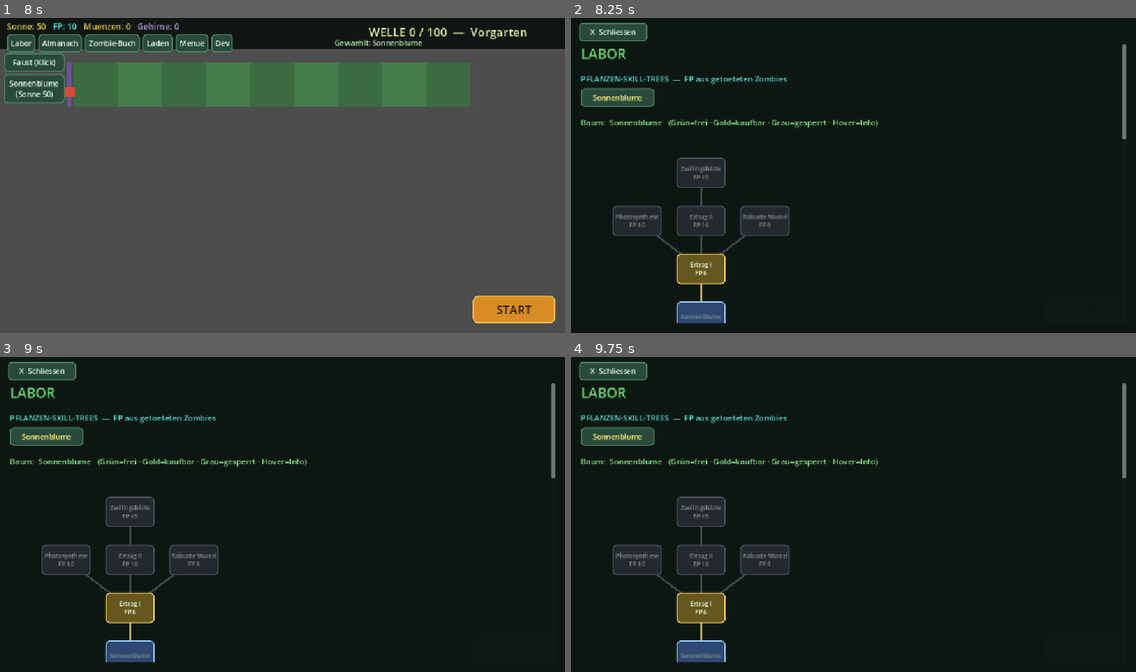
Above: before the commit, frames 1-4 (two rows, left to right).
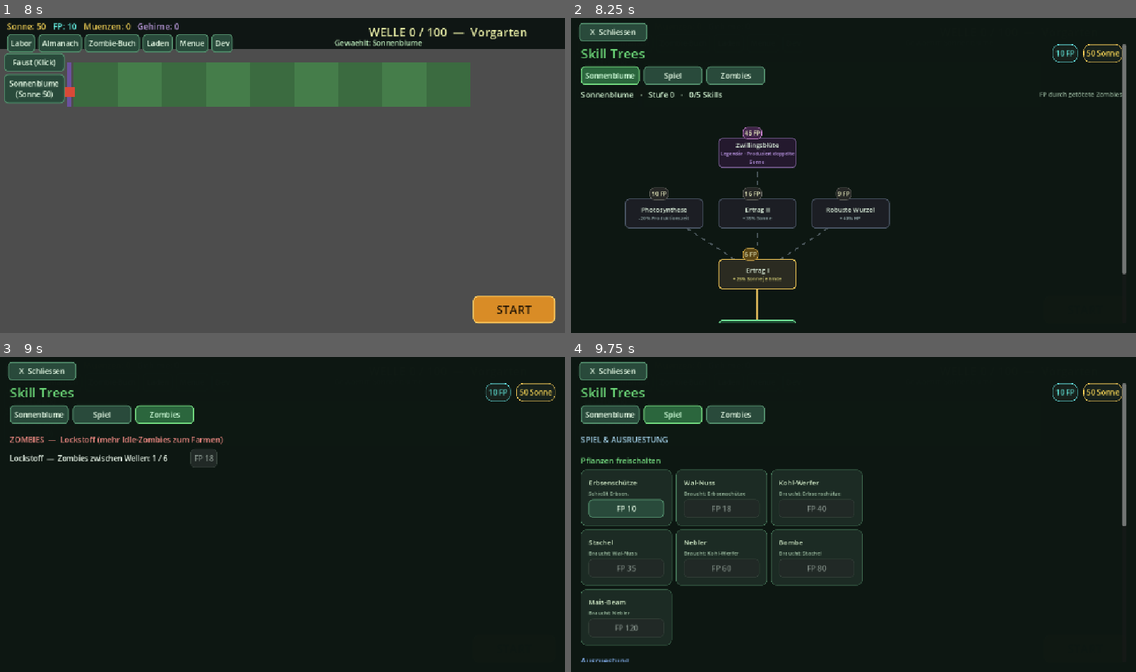
Above: after the commit, the same moments.

Repository: gadowskidavid-beep/pvz5
Game: Godot game, scene res://scenes/Main.tscn
Two runs of this game, one before a commit and one after it. Both use one fixed random seed, a clock stepped at 60 frames per second and the inputs below.
Inputs:
- Up to frame 1 (8 s): click "START" at 0.5 s; click "START" at 1.25 s; click "Labor" at 2 s; click "Almanach" at 2.75 s; click "Zombie-Buch" at 3.5 s; click "Laden" at 4.25 s; click "Dev" at 5 s; click "Faust (Klick)" at 5.75 s; click "Sonnenblume (Sonne 50)" at 6.5 s; click "> Abenteuer starten" at 7.25 s
- Up to frame 2 (8.25 s): click "Labor" at 8 s
- Up to frame 3 (9 s): click "Sonnenblume" (after the commit: "Zombies") at 8.75 s
- Up to frame 4 (9.75 s): click "Sonnenblume" (after the commit: "Spiel") at 9.5 s

Frame 1 is identical in both runs. In frame 2, 12% of the frame differs, in the area x 1-99%, y 8-97%; in frame 3, 9.4%; in frame 4, 9.9%.

Commit message:
Skill-Trees-Screen im Mockup-Look: Kopfzeile (Titel+FP/Sonne-Pillen), Tabs (Pflanzen+Spiel+Zombies), Karten-Knoten mit Titel+Effekt+Kosten-Pille, farbige/gestrichelte Pfade, legendaere (lila) Knoten, Ast-Labels, Skill-Zaehler

Diff:
--- a/botanik-godot/scripts/Balance.gd
+++ b/botanik-godot/scripts/Balance.gd
@@ -110,9 +110,9 @@
 		"photo":   {"n":"Photosynthese","d":"-20% Produktionszeit","cost":10,"req":"amount1","pos":Vector2(-1,2),"eff":{"faster":0.20}},
 		"robust":  {"n":"Robuste Wurzel","d":"+40% HP","cost":9,"req":"amount1","pos":Vector2(1,2),"eff":{"hp":0.40}},
 		"amount2": {"n":"Ertrag II","d":"+35% Sonne","cost":16,"req":"amount1","pos":Vector2(0,2),"eff":{"amount":0.35}},
-		"twin":    {"n":"Zwillingsblüte","d":"Produziert doppelte Sonne","cost":45,"req":"amount2","pos":Vector2(0,3),"eff":{"twin":true}},
+		"twin":    {"n":"Zwillingsblüte","d":"Legendär · Produziert doppelte Sonne","cost":45,"req":"amount2","pos":Vector2(0,3),"eff":{"twin":true},"rare":true},
 	}},
-	"pea": {"nodes": {
+	"pea": {"branches":[[-1.0,"Tempo"],[0.0,"Schaden"],[1.0,"Spezial"]], "nodes": {
 		"root":  {"n":"Erbsenschütze","d":"Basis","cost":0,"req":"","pos":Vector2(0,0),"eff":{}},
 		"dmg1":  {"n":"Schaden I","d":"+30% Schaden","cost":6,"req":"root","pos":Vector2(0,1),"eff":{"dmg":0.30}},
 		"rate1": {"n":"Feuerrate I","d":"+25% Feuerrate","cost":8,"req":"root","pos":Vector2(-1,1),"eff":{"rate":0.25}},
@@ -120,7 +120,7 @@
 		"pierce":{"n":"Durchschuss","d":"Erbse durchdringt +1 Zombie","cost":22,"req":"dmg1","pos":Vector2(1,2),"eff":{"pierce":1}},
 		"fire":  {"n":"Feuer","d":"Setzt Zombies in Brand","cost":30,"req":"rate1","pos":Vector2(-1,2),"eff":{"burn":true}},
 		"ice":   {"n":"Eis","d":"Verlangsamt Zombies","cost":30,"req":"rate1","pos":Vector2(-2,2),"eff":{"slow":true}},
-		"elec":  {"n":"Elektro","d":"Blitz springt auf Nachbarn","cost":48,"req":"dmg2","pos":Vector2(0,3),"eff":{"chain":true}},
+		"elec":  {"n":"Nuklear-Erbse","d":"Legendär · Blitz springt auf mehrere Zombies","cost":48,"req":"dmg2","pos":Vector2(0,3),"eff":{"chain":true},"rare":true},
 	}},
 	"wall": {"nodes": {
 		"root":  {"n":"Wal-Nuss","d":"Basis","cost":0,"req":"","pos":Vector2(0,0),"eff":{}},
@@ -163,6 +163,6 @@
 		"dmg1": {"n":"Schaden I","d":"+35% Schaden","cost":14,"req":"root","pos":Vector2(0,1),"eff":{"dmg":0.35}},
 		"rate1":{"n":"Frequenz","d":"+25% Feuerrate","cost":18,"req":"dmg1","pos":Vector2(-1,2),"eff":{"rate":0.25}},
 		"dmg2": {"n":"Schaden II","d":"+45% Schaden","cost":28,"req":"dmg1","pos":Vector2(0,2),"eff":{"dmg":0.45}},
-		"elec": {"n":"Elektro","d":"Blitz springt auf Nachbarn","cost":50,"req":"dmg1","pos":Vector2(1,2),"eff":{"chain":true}},
+		"elec": {"n":"Überladung","d":"Legendär · Blitz springt auf mehrere Zombies","cost":50,"req":"dmg1","pos":Vector2(1,2),"eff":{"chain":true},"rare":true},
 	}},
 }
--- a/botanik-godot/scripts/Main.gd
+++ b/botanik-godot/scripts/Main.gd
@@ -367,21 +367,22 @@
 func _buy_pt(ck: String, node: String) -> void:
 	if Game.buy_pt(ck, node): _post_buy("lab")
 
-# ---- Visueller Skill-Baum (Knoten + Pfade) ----
+# ---- Visueller Skill-Baum (Karten-Knoten + Pfade + Aeste) ----
 func _build_tree_canvas(parent, ck: String) -> void:
-	var nodes = Game.tree_nodes(ck)
+	var tree = BAL.PLANT_TREES.get(ck, {})
+	var nodes = tree.get("nodes", {})
 	var minc := 0.0
 	var maxc := 0.0
 	var maxr := 0.0
 	for id in nodes:
 		var p = nodes[id].pos
 		minc = min(minc, p.x); maxc = max(maxc, p.x); maxr = max(maxr, p.y)
-	var sx := 130.0
-	var sy := 98.0
-	var width := (maxc - minc) * sx + 230.0
-	var height := maxr * sy + 150.0
-	var ox := -minc * sx + 115.0
-	var oy := height - 66.0
+	var sx := 190.0
+	var sy := 124.0
+	var width := (maxc - minc) * sx + 340.0
+	var height := maxr * sy + 200.0
+	var ox := -minc * sx + 170.0
+	var oy := height - 100.0
 	_tree_px = {}
 	for id in nodes:
 		var pp = nodes[id].pos
@@ -392,33 +393,101 @@
 	canvas.mouse_filter = Control.MOUSE_FILTER_IGNORE
 	canvas.draw.connect(_draw_tree.bind(canvas))
 	parent.add_child(canvas)
+	# Ast-Labels unten
+	for br in tree.get("branches", []):
+		var lb := Label.new(); lb.text = "Ast: " + str(br[1]); lb.modulate = Color(0.55, 0.62, 0.58)
+		lb.add_theme_font_size_override("font_size", 12)
+		lb.position = Vector2(ox + float(br[0]) * sx - 34, oy + 46)
+		canvas.add_child(lb)
+	# Knoten
 	for id in nodes:
 		var nd = nodes[id]
 		var center: Vector2 = _tree_px[id]
-		var nb := Button.new()
-		nb.custom_minimum_size = Vector2(100, 62)
-		nb.size = Vector2(100, 62)
-		nb.position = center - Vector2(50, 31)
-		nb.add_theme_font_size_override("font_size", 12)
+		var rare := bool(nd.get("rare", false))
 		if id == "root":
-			nb.text = nd.n
-			nb.disabled = true
-			_style_node(nb, "root")
+			_tree_node(canvas, center, str(nd.n), "Freigeschaltet", 0, false, "root", Callable())
 		else:
 			var cost := int(nd.cost)
-			nb.text = "%s\nFP %d" % [nd.n, cost]
-			nb.tooltip_text = "%s\n%s\nKosten: %d FP" % [nd.n, nd.d, cost]
-			if Game.pt_owned(ck, id):
-				_style_node(nb, "owned"); nb.disabled = true
-			elif Game.pt_can(ck, id):
-				if Game.fp >= cost:
-					_style_node(nb, "avail"); nb.pressed.connect(_buy_pt.bind(ck, id))
-				else:
-					_style_node(nb, "need"); nb.disabled = true
-			else:
-				_style_node(nb, "lock"); nb.disabled = true
-		canvas.add_child(nb)
+			var owned := Game.pt_owned(ck, id)
+			var can := Game.pt_can(ck, id)
+			var state := "lock"
+			var cb := Callable()
+			if owned: state = "legend_owned" if rare else "owned"
+			elif can and Game.fp >= cost:
+				state = "legend_avail" if rare else "avail"
+				cb = _buy_pt.bind(ck, id)
+			elif can: state = "legend_lock" if rare else "need"
+			else: state = "legend_lock" if rare else "lock"
+			_tree_node(canvas, center, str(nd.n), str(nd.d), cost, not owned, state, cb)
 	canvas.queue_redraw()
+
+func _tree_node(canvas, center: Vector2, title: String, subtitle: String, cost: int, show_cost: bool, state: String, cb: Callable) -> void:
+	var w := 160.0
+	var h := 62.0
+	var holder := Control.new()
+	holder.size = Vector2(w, h)
+	holder.position = center - Vector2(w / 2.0, h / 2.0)
+	holder.mouse_filter = Control.MOUSE_FILTER_IGNORE
+	canvas.add_child(holder)
+	var btn := Button.new()
+	btn.set_anchors_preset(Control.PRESET_FULL_RECT)
+	_style_tree_node(btn, state)
+	btn.tooltip_text = "%s\n%s" % [title, subtitle]
+	if cb.is_valid(): btn.pressed.connect(cb)
+	else: btn.disabled = true
+	holder.add_child(btn)
+	var box := VBoxContainer.new()
+	box.set_anchors_preset(Control.PRESET_FULL_RECT)
+	box.mouse_filter = Control.MOUSE_FILTER_IGNORE
+	box.alignment = BoxContainer.ALIGNMENT_CENTER
+	box.add_theme_constant_override("separation", 1)
+	var t := Label.new(); t.text = title
+	t.horizontal_alignment = HORIZONTAL_ALIGNMENT_CENTER; t.mouse_filter = Control.MOUSE_FILTER_IGNORE
+	t.add_theme_font_size_override("font_size", 13); t.modulate = Color(0.96, 0.99, 0.96)
+	box.add_child(t)
+	var stl := Label.new(); stl.text = subtitle
+	stl.horizontal_alignment = HORIZONTAL_ALIGNMENT_CENTER; stl.mouse_filter = Control.MOUSE_FILTER_IGNORE
+	stl.add_theme_font_size_override("font_size", 10); stl.modulate = _node_sub_col(state)
+	stl.autowrap_mode = TextServer.AUTOWRAP_WORD_SMART; stl.custom_minimum_size = Vector2(w - 10, 0)
+	box.add_child(stl)
+	holder.add_child(box)
+	if show_cost:
+		var pill := Label.new(); pill.text = "%d FP" % cost
+		pill.add_theme_font_size_override("font_size", 12); pill.modulate = Color(1, 0.96, 0.82)
+		pill.add_theme_stylebox_override("normal", _sb(_pill_bg(state), _pill_bd(state), 1, 9, 4))
+		pill.position = Vector2(w / 2.0 - 30, -22)
+		pill.mouse_filter = Control.MOUSE_FILTER_IGNORE
+		holder.add_child(pill)
+
+func _node_sub_col(state: String) -> Color:
+	if state.begins_with("legend"): return Color(0.82, 0.62, 1)
+	if state == "owned" or state == "root": return Color(0.6, 0.9, 0.68)
+	if state == "avail": return Color(0.92, 0.84, 0.5)
+	return Color(0.6, 0.66, 0.7)
+
+func _pill_bg(state: String) -> Color:
+	if state.begins_with("legend"): return Color(0.25, 0.15, 0.35)
+	if state == "avail": return Color(0.35, 0.28, 0.1)
+	return Color(0.15, 0.16, 0.18)
+
+func _pill_bd(state: String) -> Color:
+	if state.begins_with("legend"): return Color(0.8, 0.55, 1)
+	if state == "avail": return Color(1, 0.82, 0.4)
+	return Color(0.4, 0.42, 0.46)
+
+func _style_tree_node(b: Button, state: String) -> void:
+	var bg := Color(0.12, 0.13, 0.16)
+	var bd := Color(0.3, 0.34, 0.4)
+	if state == "owned": bg = Color(0.13, 0.32, 0.2); bd = Color(0.42, 0.9, 0.56)
+	elif state == "root": bg = Color(0.12, 0.3, 0.2); bd = Color(0.45, 0.9, 0.6)
+	elif state == "avail": bg = Color(0.17, 0.17, 0.13); bd = Color(1, 0.82, 0.35)
+	elif state == "need": bg = Color(0.15, 0.15, 0.14); bd = Color(0.55, 0.5, 0.32)
+	elif state == "lock": bg = Color(0.11, 0.12, 0.14); bd = Color(0.28, 0.32, 0.38)
+	elif state == "legend_owned": bg = Color(0.24, 0.14, 0.34); bd = Color(0.85, 0.55, 1)
+	elif state == "legend_avail": bg = Color(0.2, 0.12, 0.3); bd = Color(0.8, 0.5, 1)
+	elif state == "legend_lock": bg = Color(0.14, 0.1, 0.18); bd = Color(0.45, 0.35, 0.55)
+	for st in ["normal", "hover", "pressed", "disabled"]:
+		b.add_theme_stylebox_override(st, _sb(bg, bd, 2, 9, 6))
 
 func _draw_tree(canvas) -> void:
 	if _tree_ck == "": return
@@ -426,21 +495,14 @@
 	for id in nodes:
 		var req := str(nodes[id].get("req", ""))
 		if req == "" or not _tree_px.has(id) or not _tree_px.has(req): continue
-		var col: Color
-		if Game.pt_owned(_tree_ck, id): col = Color(0.4, 0.85, 0.5, 0.9)
-		elif Game.pt_can(_tree_ck, id): col = Color(0.95, 0.82, 0.4, 0.75)
-		else: col = Color(0.42, 0.46, 0.52, 0.5)
-		canvas.draw_line(_tree_px[req], _tree_px[id], col, 4.0)
-
-func _style_node(b: Button, state: String) -> void:
-	var bg := Color(0.14, 0.16, 0.18)
-	var bd := Color(0.3, 0.34, 0.38)
-	if state == "owned": bg = Color(0.17, 0.40, 0.24); bd = Color(0.5, 0.95, 0.6)
-	elif state == "avail": bg = Color(0.40, 0.34, 0.12); bd = Color(1, 0.86, 0.4)
-	elif state == "need": bg = Color(0.24, 0.20, 0.12); bd = Color(0.6, 0.52, 0.3)
-	elif state == "root": bg = Color(0.18, 0.28, 0.45); bd = Color(0.6, 0.82, 1)
-	for st in ["normal", "hover", "pressed", "disabled"]:
-		b.add_theme_stylebox_override(st, _sb(bg, bd, 2, 8, 5))
+		var a: Vector2 = _tree_px[req]
+		var bp: Vector2 = _tree_px[id]
+		if Game.pt_owned(_tree_ck, id):
+			canvas.draw_line(a, bp, Color(0.42, 0.9, 0.55, 0.9), 5.0)
+		elif Game.pt_can(_tree_ck, id):
+			canvas.draw_line(a, bp, Color(1, 0.82, 0.4, 0.8), 4.0)
+		else:
+			canvas.draw_dashed_line(a, bp, Color(0.5, 0.55, 0.6, 0.5), 3.0, 9.0)
 func _buy_lure() -> void:
 	if Game.buy_lure(): _post_buy("lab")
 func _buy_pres(key: String) -> void:
@@ -616,24 +678,61 @@
 
 # ---- LABOR ----
 func _build_lab(vb) -> void:
-	_big(vb, "LABOR", 28, COL_ACCENT)
-	# ===== PFLANZEN-SKILL-TREES (Herzstueck) =====
-	_header(vb, "PFLANZEN-SKILL-TREES  —  FP aus getoeteten Zombies", COL_CYAN)
-	var selrow := _grid(vb, 6)
+	# ===== KOPFZEILE: Titel + FP/Sonne-Pillen =====
+	var hdr := HBoxContainer.new(); hdr.add_theme_constant_override("separation", 12)
+	var title := Label.new(); title.text = "Skill Trees"; title.add_theme_font_size_override("font_size", 27); title.modulate = COL_ACCENT
+	hdr.add_child(title)
+	var hsp := Control.new(); hsp.size_flags_horizontal = Control.SIZE_EXPAND_FILL; hsp.custom_minimum_size = Vector2(160, 0)
+	hdr.add_child(hsp)
+	_pill(hdr, "%d FP" % Game.fp, COL_CYAN)
+	_pill(hdr, "%d Sonne" % int(Game.sun), COL_GOLD)
+	vb.add_child(hdr)
+	# ===== TABS =====
+	var tabs := _grid(vb, 7)
 	for ck in Game.CH_ORDER:
-		if not Game.has(ck): continue
-		var pb := Button.new()
-		pb.text = Game.CHASSIS[ck].n
-		pb.custom_minimum_size = Vector2(150, 34)
-		if ck == _tree_sel: pb.add_theme_color_override("font_color", Color(1, 0.95, 0.5))
-		pb.pressed.connect(_pick_tree.bind(ck))
-		selrow.add_child(pb)
+		if Game.has(ck): _tab(tabs, Game.CHASSIS[ck].n, ck)
+	_tab(tabs, "Spiel", "spiel")
+	_tab(tabs, "Zombies", "zombies")
+	# ===== INHALT je Tab =====
+	if _tree_sel == "spiel": _build_general(vb); return
+	if _tree_sel == "zombies": _build_ztab(vb); return
 	if not Game.has(_tree_sel): _tree_sel = "sonne"
 	var ck2: String = _tree_sel
-	_header(vb, "Baum:  %s   (Grün=frei · Gold=kaufbar · Grau=gesperrt · Hover=Info)" % Game.CHASSIS[ck2].n, Color(0.6, 0.95, 0.6))
+	var owned := 0
+	var total := 0
+	for id in Game.tree_nodes(ck2):
+		if id == "root": continue
+		total += 1
+		if Game.pt_owned(ck2, id): owned += 1
+	var sub := HBoxContainer.new(); sub.add_theme_constant_override("separation", 10)
+	var sl := Label.new()
+	sl.text = "%s   ·   Stufe %d   ·   %d/%d Skills" % [Game.CHASSIS[ck2].n, owned, owned, total]
+	sl.add_theme_font_size_override("font_size", 16); sl.modulate = Color(0.88, 0.97, 0.88)
+	sub.add_child(sl)
+	var ssp := Control.new(); ssp.size_flags_horizontal = Control.SIZE_EXPAND_FILL; sub.add_child(ssp)
+	var hint := Label.new(); hint.text = "FP durch getötete Zombies"; hint.modulate = Color(0.58, 0.66, 0.6); hint.add_theme_font_size_override("font_size", 13)
+	sub.add_child(hint)
+	vb.add_child(sub)
 	_build_tree_canvas(vb, ck2)
-	# ===== PFLANZEN FREISCHALTEN =====
-	_header(vb, "PFLANZEN FREISCHALTEN  (neue Chassis)", Color(0.5, 0.9, 0.55))
+
+func _pill(parent, text: String, col: Color) -> void:
+	var pc := PanelContainer.new()
+	pc.add_theme_stylebox_override("panel", _sb(Color(0.09, 0.13, 0.11), col, 1, 13, 6))
+	var l := Label.new(); l.text = text; l.modulate = col; l.add_theme_font_size_override("font_size", 15)
+	pc.add_child(l); parent.add_child(pc)
+
+func _tab(parent, label: String, key: String) -> void:
+	var b := Button.new(); b.text = label; b.custom_minimum_size = Vector2(120, 38)
+	b.add_theme_font_size_override("font_size", 15)
+	if _tree_sel == key:
+		b.add_theme_stylebox_override("normal", _sb(Color(0.17, 0.4, 0.24), COL_ACCENT, 2, 8, 8))
+		b.add_theme_color_override("font_color", Color(0.82, 1, 0.86))
+	b.pressed.connect(_pick_tree.bind(key))
+	parent.add_child(b)
+
+func _build_general(vb) -> void:
+	_header(vb, "SPIEL & AUSRUESTUNG", Color(0.7, 0.85, 1))
+	_header(vb, "Pflanzen freischalten", Color(0.5, 0.9, 0.55))
 	var g2 := _grid(vb, 3)
 	for k in Game.CH_ORDER:
 		if k == "sonne": continue
@@ -644,8 +743,7 @@
 			var ok_c := Game.chassis_req_ok(k)
 			var sub_c: String = ch.d if ok_c else ("Braucht: " + str(Game.CHASSIS[ch.req].n))
 			_card(g2, ch.n, sub_c, "FP %d" % int(ch.fp), ok_c and Game.fp >= int(ch.fp), _buy_chassis.bind(k))
-	# ===== AUSRUESTUNG =====
-	_header(vb, "AUSRUESTUNG  (Schaufel, Reihen, Almanach ...)", Color(0.55, 0.7, 1))
+	_header(vb, "Ausruestung", Color(0.55, 0.7, 1))
 	var g3 := _grid(vb, 3)
 	for k in Game.EQ_ORDER:
 		var e = Game.EQUIP[k]
@@ -655,8 +753,7 @@
 			var ok_e := Game.equip_req_ok(k)
 			var sub_e: String = e.d if ok_e else ("Braucht: " + str(Game.EQUIP[e.req].n))
 			_card(g3, e.n, sub_e, "FP %d" % int(e.fp), ok_e and Game.fp >= int(e.fp), _buy_equip.bind(k))
-	# ===== ALLGEMEIN (vorlaeufig -> spaeter Sonnen-Tree) =====
-	_header(vb, "ALLGEMEIN  (Oekonomie, vorlaeufig)", Color(0.8, 0.85, 0.6))
+	_header(vb, "Oekonomie", Color(0.8, 0.85, 0.6))
 	var g1 := _grid(vb, 3)
 	for k in Game.RES_ORDER:
 		var r = Game.RESEARCH[k]
@@ -664,7 +761,8 @@
 		var c_r := Game.res_cost(k)
 		var eff := ("+%d%%" % int(r.per * 100 * lv_r)) if r.kind == "pct" else ("+%d" % int(r.per * lv_r))
 		_card(g1, "%s  St.%d" % [r.n, lv_r], "%s  (%s)" % [r.d, eff], "FP %d" % c_r, Game.fp >= c_r, _buy_res.bind(k))
-	# ===== ZOMBIES (Lockstoff) =====
+
+func _build_ztab(vb) -> void:
 	_header(vb, "ZOMBIES  —  Lockstoff (mehr Idle-Zombies zum Farmen)", Color(1, 0.55, 0.55))
 	var zc := VBoxContainer.new(); vb.add_child(zc)
 	var lure_hb := HBoxContainer.new(); lure_hb.add_theme_constant_override("separation", 8)
